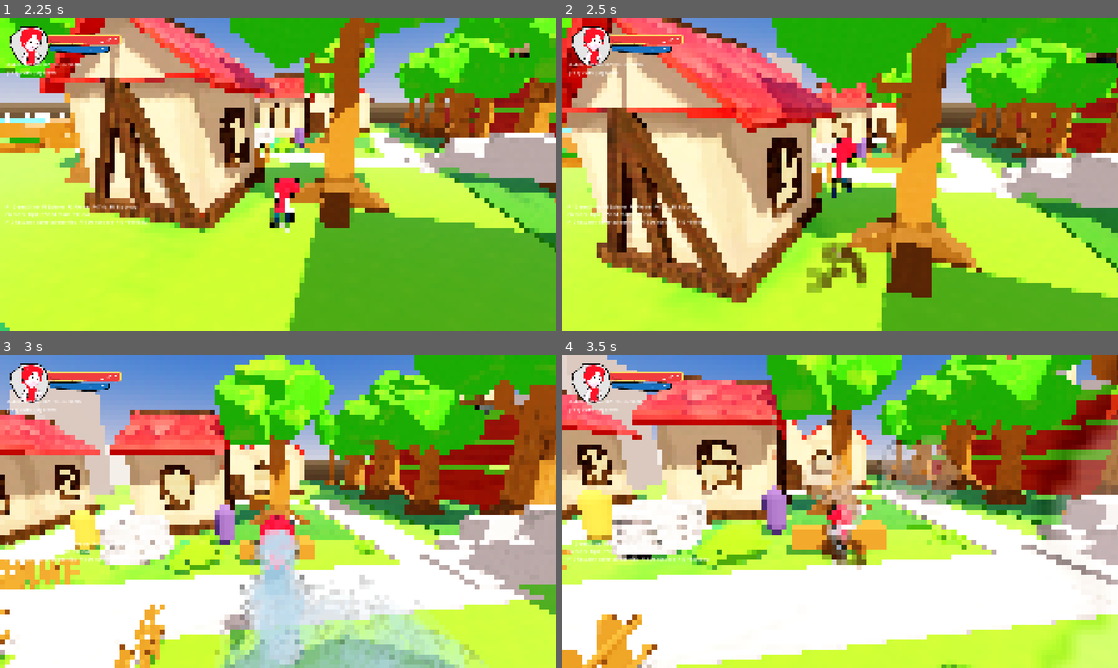
Above: before the commit, frames 1-4 (two rows, left to right).
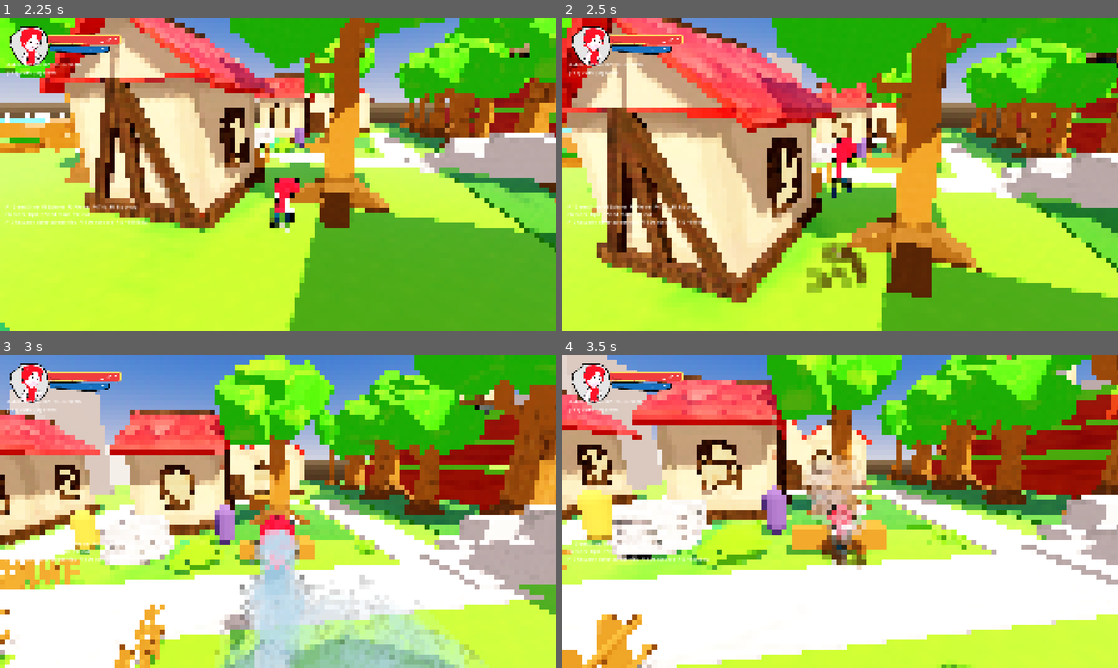
Above: after the commit, the same moments.

Repository: doggoanim/Krits
Game: Godot game, scene res://ui/main_menu.tscn
The game is run twice, just before and just after one commit, with the same random seed, the same clock (stepped at 60 frames per second) and the same inputs.
Inputs (mouse positions are in pixels of both pictures, inside the frame that each line leads up to):
- Up to frame 1 (2.25 s): click "New Game" at 0.5 s; tap Enter at 1.25 s; move the mouse to (305, 174) at 1.27 s; hold Ctrl (crouch_pound) 1.28-2.03 s; hold W (move_forward) from 1.28 s (still down); click (305, 174) at 1.42 s; tap Space (jump) at 1.52 s; move the mouse to (250, 174) at 2.02 s; tap E (interact) at 2.1 s
- Up to frame 2 (2.5 s): keep holding W (move_forward); tap Space (jump) at 2.27 s
- Up to frame 3 (3 s): keep holding W (move_forward); move the mouse to (289, 505) at 2.77 s; hold Shift (roll_dive) from 2.78 s (still down)
- Up to frame 4 (3.5 s): keep holding W (move_forward); keep holding Shift (roll_dive)

Frame 1 is identical in both runs. In frame 2, 0.2% of the frame differs, in the area x 47-53%, y 78-87%; in frame 3, 0.4%; in frame 4, 8.9%, in the area x 44-100%, y 3-100%.

Commit message:
Add a reusable ambient-motes particle system (dust + fireflies)
New world/ambient_motes.gd (AmbientMotes, extends GPUParticles3D directly —
nothing else needed, unlike the CanvasLayer-based overlays elsewhere): a
drop-in-anywhere field of small soft sprites drifting via turbulence inside
a box region, each fading in/out over its own long, staggered lifetime so
the field reads as a continuous twinkle. Dust motes and fireflies are the
same effect under the hood — glow_energy at 0 gives plain unshaded dust,
raising it (plus a warmer/greener color) makes the sprites self-lit instead.

Reuses SoftCircleTexture for the sprite instead of a new asset.

Wired up two worked examples in hometown.tscn: a wide dust-mote field over
the main clearing, and a tighter glowing firefly patch near the lake.

Co-Authored-By: Claude Sonnet 5 <noreply@anthropic.com>
Claude-Session: https://claude.ai/code/session_01TYpdm1jACUqsWG6yyTxbgm

Diff:
--- /dev/null
+++ b/world/ambient_motes.gd
@@ -0,0 +1,85 @@
+class_name AmbientMotes
+extends GPUParticles3D
+## A slow-drifting field of small glowing dots, for decorating an outdoor
+## space — dust hanging in a sunbeam by default, or glowing fireflies if you
+## raise glow_energy and pick a warmer/greener color. Both looks are the same
+## underlying effect (a soft round sprite on a lazy random walk inside a box
+## region, each one fading in and out over its own long lifetime, which is
+## what reads as drifting/twinkling rather than two different systems), so
+## one script covers both — see glow_energy's doc below for how to switch.
+##
+## Usage: add as a plain child node anywhere in a level — an outdoor
+## clearing, under a tree canopy, a firefly pocket near the water, whatever
+## (see world/hometown.tscn for worked examples). `area_size` is the box
+## region particles drift around inside, centered on this node; scale it to
+## the space being decorated. Runs entirely on its own once added, no
+## setup() call needed — unlike systems that must stay wired to the player
+## or camera (OutlineSystem, say), this one doesn't care where either is.
+
+@export var area_size := Vector3(8.0, 4.0, 8.0)
+@export var mote_count := 40
+@export var color := Color(1.0, 0.95, 0.8, 0.5)   ## warm dust-mote default
+@export var glow_energy := 0.0                     ## 0 = unshaded dust; >0 self-lit, firefly-style
+@export var mote_size := 0.05
+@export var drift_speed := 0.15                    ## both initial velocity and turbulence strength
+
+func _ready() -> void:
+	_build()
+
+func _build() -> void:
+	var mat := ParticleProcessMaterial.new()
+	mat.direction = Vector3.UP
+	mat.spread = 180.0   # every direction, not a cone — motes drift every which way
+	mat.initial_velocity_min = drift_speed * 0.5
+	mat.initial_velocity_max = drift_speed
+	mat.gravity = Vector3.ZERO   # motes hang/drift, they don't fall like smoke or debris
+	mat.damping_min = 0.1
+	mat.damping_max = 0.3
+	mat.emission_shape = ParticleProcessMaterial.EMISSION_SHAPE_BOX
+	mat.emission_box_extents = area_size * 0.5
+	mat.scale_min = 0.7
+	mat.scale_max = 1.3
+	mat.turbulence_enabled = true
+	mat.turbulence_noise_strength = drift_speed
+	mat.turbulence_noise_scale = 2.0
+	# Fade each mote in, hold, then fade out over its own lifetime instead of
+	# popping in/out at full brightness — with randomness=1.0 below staggering
+	# every particle's phase, the field reads as a gentle continuous twinkle
+	# rather than a fixed pattern.
+	mat.color_ramp = _make_fade_ramp(color)
+
+	var quad := QuadMesh.new()
+	quad.size = Vector2.ONE * mote_size
+	var surf := StandardMaterial3D.new()
+	surf.shading_mode = BaseMaterial3D.SHADING_MODE_UNSHADED
+	surf.billboard_mode = BaseMaterial3D.BILLBOARD_ENABLED
+	surf.transparency = BaseMaterial3D.TRANSPARENCY_ALPHA
+	surf.vertex_color_use_as_albedo = true
+	surf.albedo_texture = SoftCircleTexture.make()
+	if glow_energy > 0.0:
+		surf.emission_enabled = true
+		surf.emission = color
+		surf.emission_energy_multiplier = glow_energy
+	quad.material = surf
+
+	amount = mote_count
+	lifetime = 8.0
+	preprocess = lifetime   # pre-roll so the field looks lived-in immediately on load,
+	                        # not empty for the first lifetime's worth of seconds
+	randomness = 1.0
+	local_coords = false
+	draw_pass_1 = quad
+	process_material = mat
+	emitting = true
+
+static func _make_fade_ramp(c: Color) -> GradientTexture1D:
+	var g := Gradient.new()
+	g.offsets = PackedFloat32Array([0.0, 0.5, 1.0])
+	g.colors = PackedColorArray([
+		Color(c.r, c.g, c.b, 0.0),
+		c,
+		Color(c.r, c.g, c.b, 0.0),
+	])
+	var t := GradientTexture1D.new()
+	t.gradient = g
+	return t
--- a/world/hometown.tscn
+++ b/world/hometown.tscn
@@ -39,6 +39,7 @@
 [ext_resource type="PackedScene" uid="uid://cdviygxdsjeil" path="res://assets/world/fence.glb" id="35_0005w"]
 [ext_resource type="PackedScene" uid="uid://b12jush2gg6x7" path="res://assets/world/nature/blueberry_bush.glb" id="37_emeer"]
 [ext_resource type="Script" path="res://world/foliage_wind.gd" id="40_foliage_wind"]
+[ext_resource type="Script" path="res://world/ambient_motes.gd" id="41_ambient_motes"]
 
 [sub_resource type="BoxMesh" id="BoxMesh_bf34x"]
 size = Vector3(10.715, 0.35, 12.595)
@@ -299,6 +300,22 @@
 [node name="tree_chesburg_６" parent="Props/Trees" unique_id=1761606458 instance=ExtResource("24_i8mdn")]
 transform = Transform3D(-4.371139e-08, 0, -1, 0, 0.8, 0, 1, 0, -4.371139e-08, 24, 0, -26)
 
+[node name="DustMotes" type="GPUParticles3D" parent="Props"]
+transform = Transform3D(1, 0, 0, 0, 1, 0, 0, 0, 1, 10, 2, -10)
+script = ExtResource("41_ambient_motes")
+area_size = Vector3(16, 4, 16)
+mote_count = 50
+
+[node name="Fireflies" type="GPUParticles3D" parent="Props"]
+transform = Transform3D(1, 0, 0, 0, 1, 0, 0, 0, 1, -20, 1, -2)
+script = ExtResource("41_ambient_motes")
+area_size = Vector3(10, 2.5, 10)
+mote_count = 24
+color = Color(0.75, 1, 0.45, 0.8)
+glow_energy = 3.5
+mote_size = 0.035
+drift_speed = 0.3
+
 [node name="Water" parent="Props" unique_id=2126579471 instance=ExtResource("13_8ru6n")]
 transform = Transform3D(1, 0, 0, 0, 1, 0, 0, 0, 1, 5.2104874, 4.1793137, 34.901344)
 
